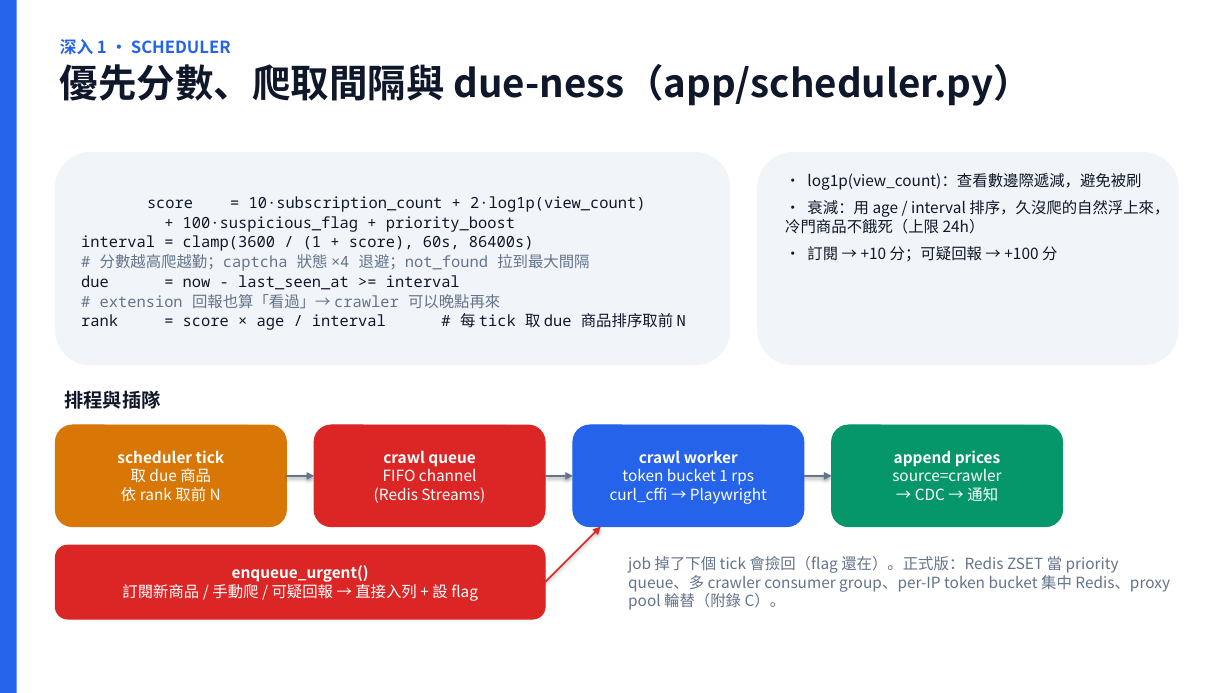
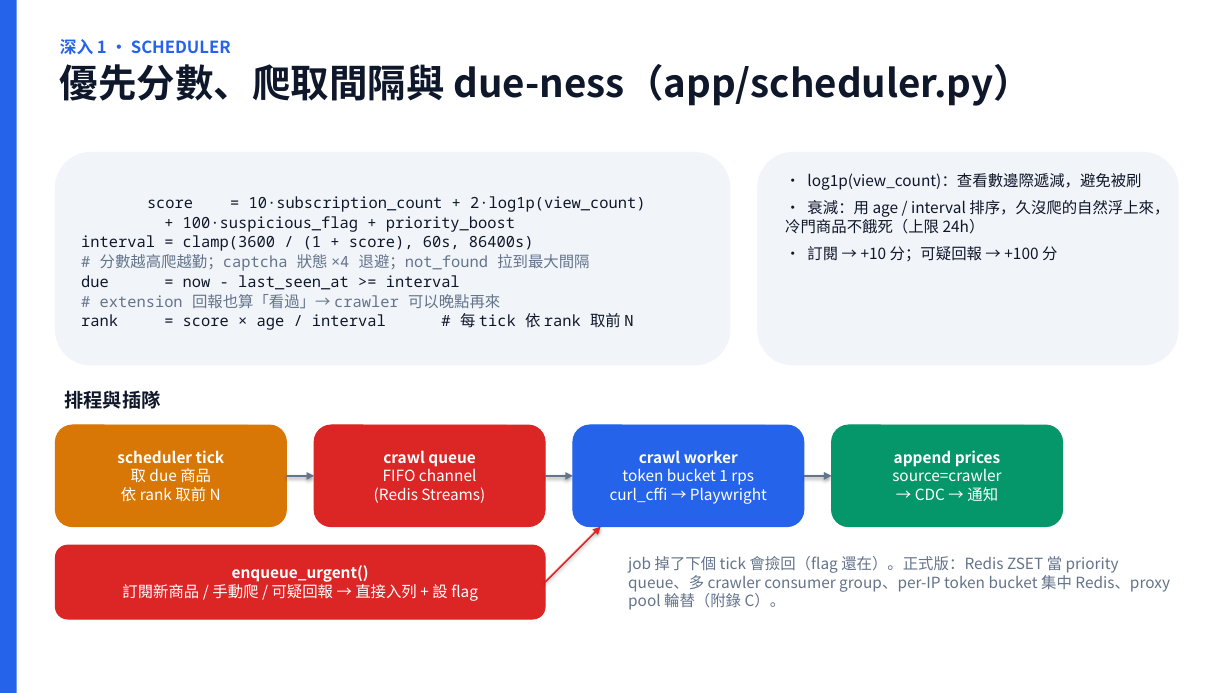
Before and after one commit to scolley31/system-design-demo, a slide deck: slide 8 of Amazon price tracking service/Amazon_Price_Tracking_Service.pptx. Drawn at 1232x693 pixels with LibreOffice and Linux fonts; fonts in the diff are those of the drawing. Boxes give left, top, right and bottom in pixels: in the first picture for what was removed or moved away, otherwise in the second. Text is boxed around its words. In the diff, an @@ line names an element or a change of style, - is before the commit and + after.

```diff
--- a/Amazon price tracking service/Amazon_Price_Tracking_Service.pptx
+++ b/Amazon price tracking service/Amazon_Price_Tracking_Service.pptx
@@ text in rounded rectangle at (x1=81, y1=313, x2=633, y2=330): text changed @@
-rank = score × age / interval # 每 tick 取 due 商品排序取前 N
+rank = score × age / interval # 每 tick 依 rank 取前 N
```
Also in this commit, not shown: 5 other slides changed, 2 other files.
